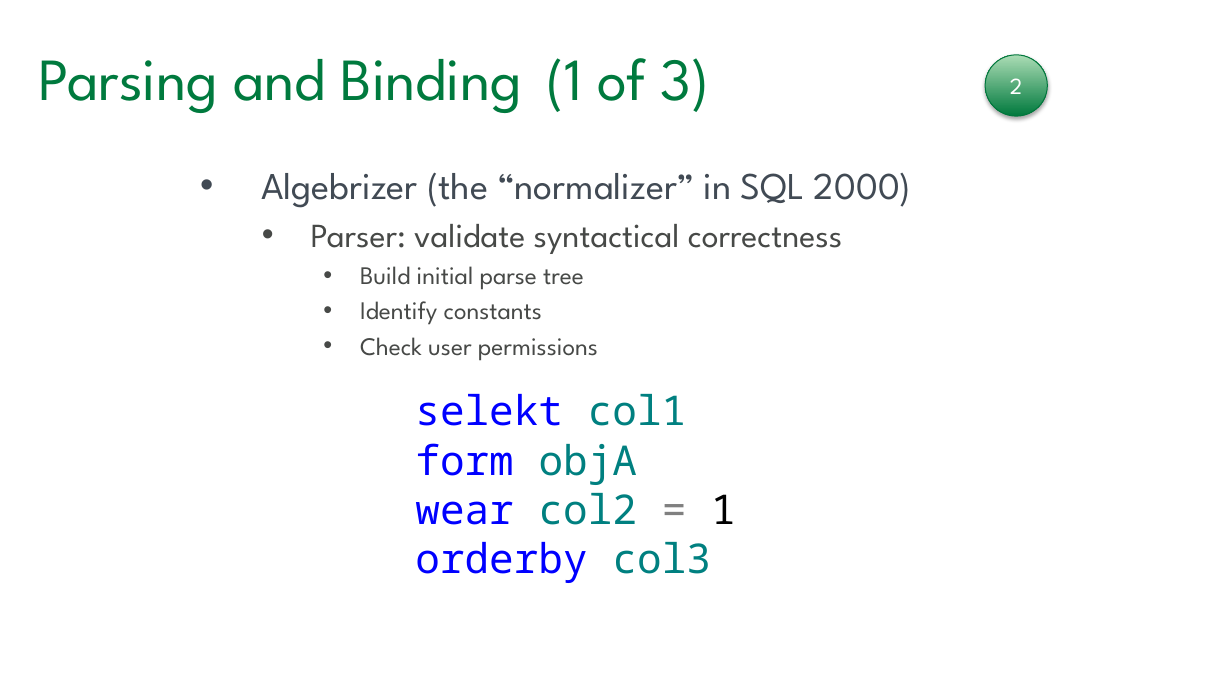
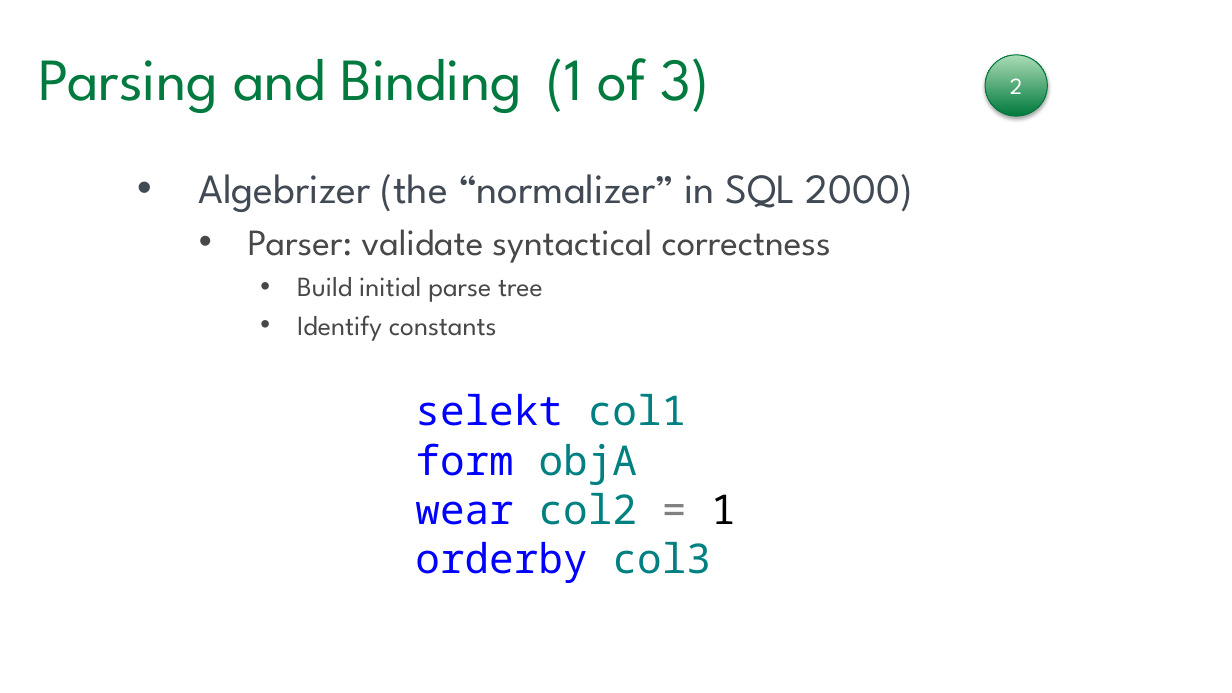
Before and after one commit to tf3604/OptimizerPresentation, a slide deck: slide 26 of Optimizer.pptx. Drawn at 1232x693 pixels with LibreOffice and Linux fonts; fonts in the diff are those of the drawing; background and template pictures are left out. Boxes give left, top, right and bottom in pixels: in the first picture for what was removed or moved away, otherwise in the second. Text is boxed around its words. In the diff, an @@ line names an element or a change of style, - is before the commit and + after.

Commit message:
Correction relative to parsing.

```diff
--- a/Optimizer.pptx
+++ b/Optimizer.pptx
@@ text "Algebrizer (the “normalizer” in SQL ...": place and size @@
-text "Algebrizer (the “normalizer” in SQL ..." at bbox=[261, 172, 912, 361]
+text "Algebrizer (the “normalizer” in SQL ..." at bbox=[198, 174, 913, 341]
@@ text "Algebrizer (the “normalizer” in SQL ..." at bbox=[198, 174, 913, 341]: size 27.9 to 30.6 pt in "Algebrizer (the “normalizer” in SQL 2000)"; size 24.8 to 27.2 pt in "Parser: validate syntactical correctness"; size 18.6 to 20.4 pt in "Build initial parse tree", "Identify constants" @@
@@ text at bbox=[360, 337, 598, 361]: paragraph removed @@
-    • Check user permissions
```
Also in this commit, not shown: 3 other slides changed.
